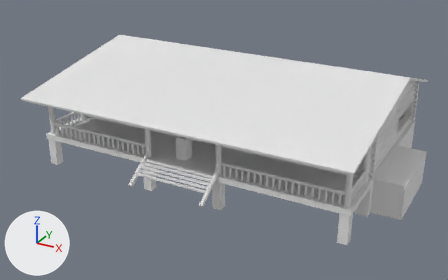
The FBX model BlenderAssets/.blend/fbx/Chalet.fbx: old version first, new version second.
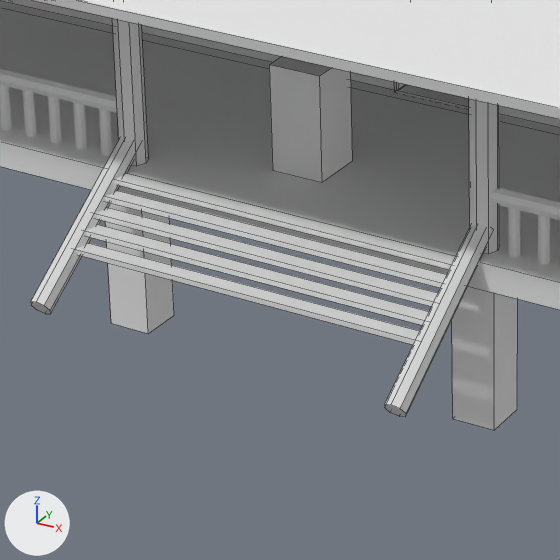
Each version appears first whole from a camera (50 mm lens) standing at (52.1, -104.0, 47.4) and looking at (0.2, -9.8, 0.2), and next in a close-up on the part from 27% to 52% of the width and 45% to 84% of the height. The axes (+X, +Y, +Z) are drawn at lower left. The lights are the same throughout. The close-ups show mesh edges as thin lines. Where no turn or scale is listed for an object, it has been applied to the vertices.

Names of what the first close-up shows: 'Player', 'Roofing', 'Step', 'Step.001', 'Step.002', 'Step.003', 'Step.004', 'StepSupport.001', 'StepSupport.002', 'Terrace', 'TerraceSupport.002', 'TerraceSupport.003'.
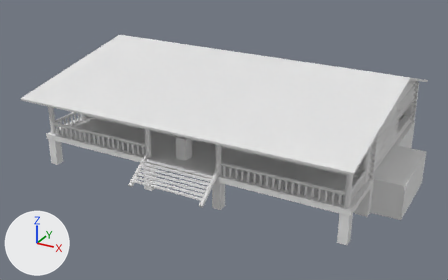
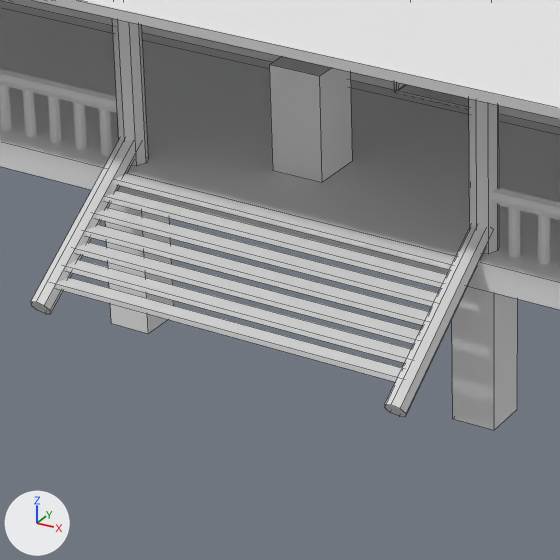
Changed parts and their boxes [x1, y1, x2, y2] in the close-ups (560 x 560 px):
'Step.004', moved
    before: [76, 243, 420, 345]
    after: [75, 242, 420, 344]
'Step.006', added
    after: [54, 277, 402, 382]
'Step.005', added
    after: [65, 259, 411, 363]

Diff of the bpy script that builds the scene:
```diff
--- a/BlenderAssets/.blend/fbx/Chalet.fbx.py
+++ b/BlenderAssets/.blend/fbx/Chalet.fbx.py
@@ ob_step_004 @@
 ob_step_004 = bpy.data.objects.new('Step.004', me_cube_011)
-ob_step_004.location = (0.0, -27.7, -0.73)
+ob_step_004.location = (0.0, -27.7, -0.7)
@@ ob_step_005 @@
+ob_step_005 = bpy.data.objects.new('Step.005', me_cube_009.copy())  # the mesh of ob_step_002
+ob_step_005.location = (0.0, -28.3, -1.1)
@@ ob_step_006 @@
+ob_step_006 = bpy.data.objects.new('Step.006', me_cube_009.copy())  # the mesh of ob_step_002
+ob_step_006.location = (0.0, -28.9, -1.5)
```
